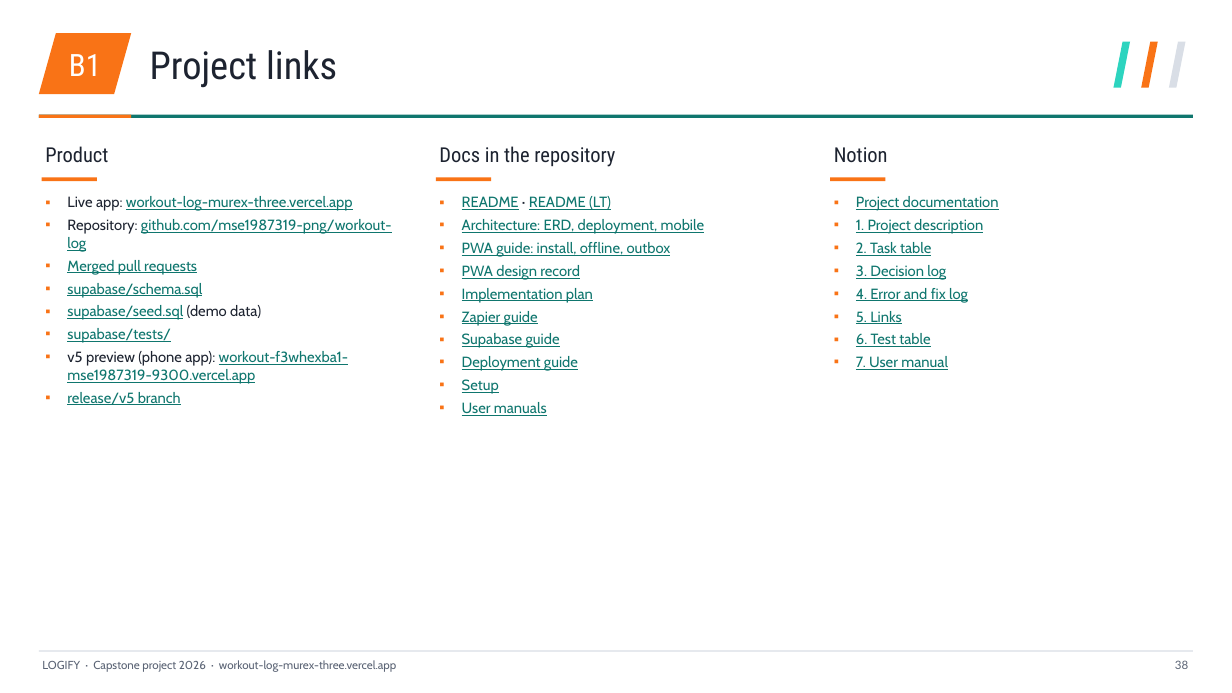
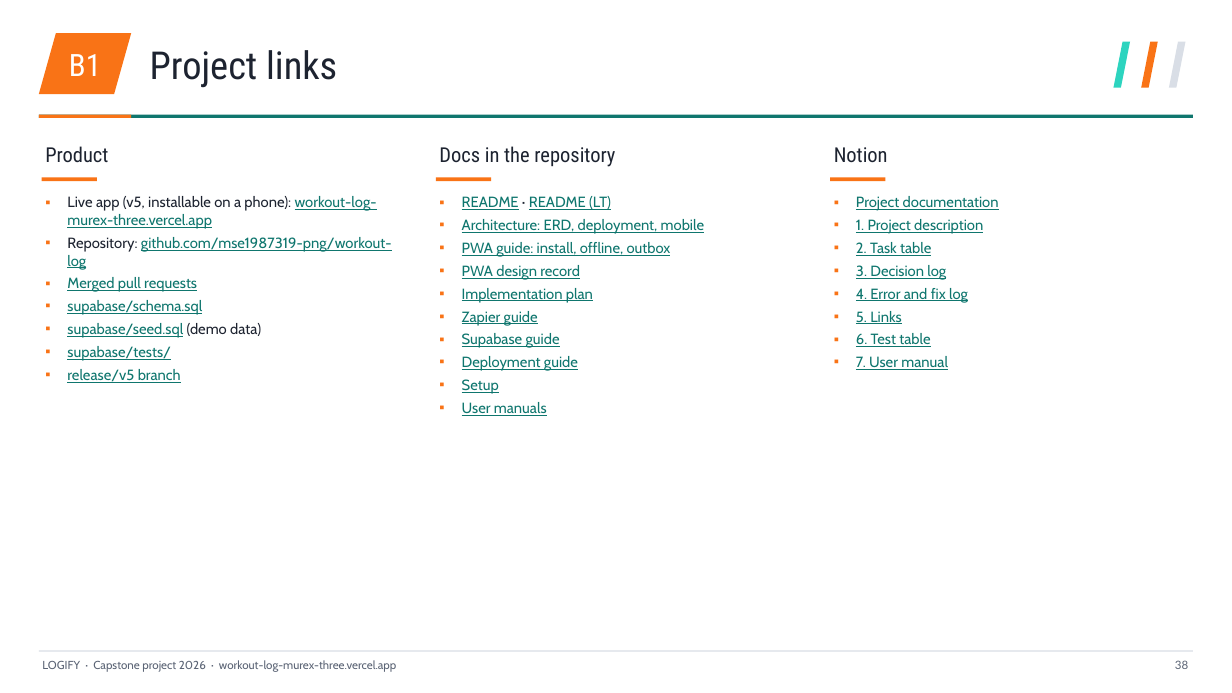
Before and after one commit to mse1987319-png/workout-log, a slide deck: slide 38 of _task/results/Logify_EN.pptx. Drawn at 1232x693 pixels with LibreOffice and Linux fonts; fonts in the diff are those of the drawing. Boxes give left, top, right and bottom in pixels: in the first picture for what was removed or moved away, otherwise in the second. Text is boxed around its words. In the diff, an @@ line names an element or a change of style, - is before the commit and + after.

```diff
--- a/_task/results/Logify_EN.pptx
+++ b/_task/results/Logify_EN.pptx
@@ text at [67,196,377,229]: text changed @@
-▪ Live app: workout-log-murex-three.vercel.app
+▪ Live app (v5, installable on a phone): workout-log-murex-three.vercel.app
@@ text at [67,351,348,384]: paragraph removed @@
-▪ v5 preview (phone app): workout-f3whexba1-mse1987319-9300.vercel.app
```
Also in this commit, not shown: 2 other slides changed, 6 other files.
